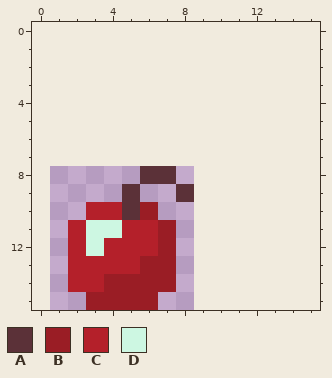
File history of a pixel-art file, resources/textures/apple.aseprite. The picture above was drawn from the file before the commit.
8x8 pixels, 1 frame. The old version is drawn lined up with the new one, on the new canvas.
Palette (. is transparent): A #5b3138  B #9a1d25  C #b4202a  D #cdf7e2
Pixels before, first column x 2:
 8 ....AA.
 9 ...A..A
10 .CCAB..
11 CDDCCB.
12 CDCCCB.
13 CCCCBB.
14 CCBBBB.
15 .BBBB..
The result:
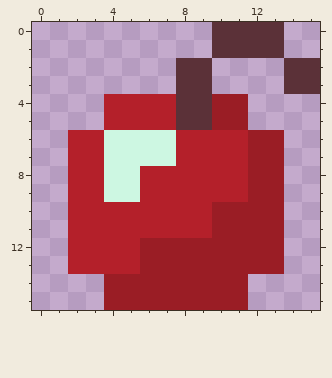
Edits made:
canvas 8x8 -> 16x16, the old top-left corner now at 1,8
y 0..1: x 10..13 .... -> AAAA
y 2..3: x 8..9 .. -> AA; x 14..15 .. -> AA
y 4..5: x 4..11 ........ -> CCCCAABB
y 6..7: x 2..13 ............ -> CCDDDDCCCCBB
y 8: x 2..13 ....AA...... -> CCDDCCCCCCBB
y 9: x 2..13 ...A..A..... -> CCDDCCCCCCBB
y 10: x 2 . -> C; x 5..13 AB....... -> CCCCCBBBB
y 11: x 3..4 DD -> CC; x 7..13 B...... -> CCCBBBB
y 12: x 3 D -> C; x 6 C -> B; x 8..13 ...... -> BBBBBB
y 13: x 8..13 ...... -> BBBBBB
y 14: x 2..3 CC -> ..; x 8..11 .... -> BBBB
y 15: x 3 B -> .; x 7..11 ..... -> BBBBB
